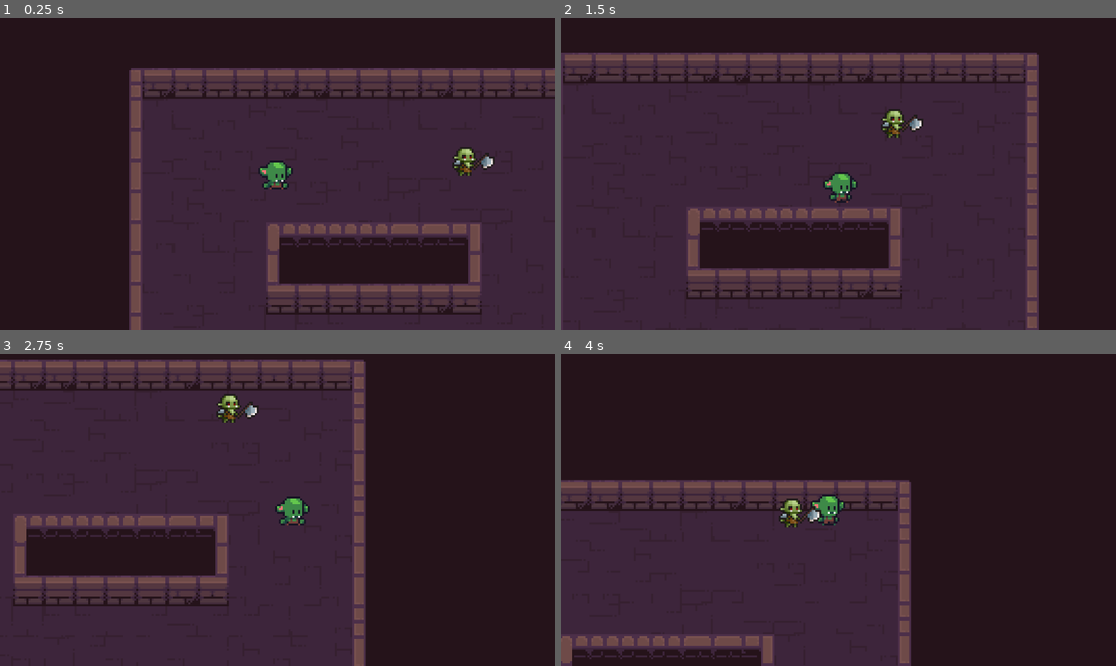
Above: before the commit, frames 1-4 (two rows, left to right).
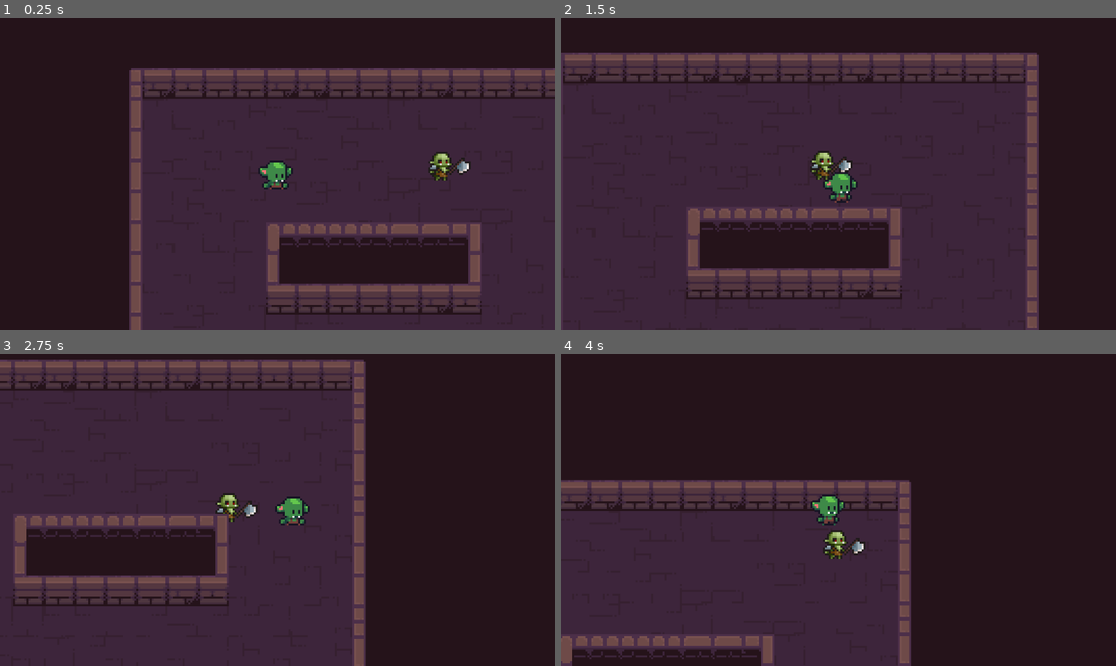
Above: after the commit, the same moments.

Repository: CatsAreCuteAndFast/knockback-topdown
Game: Godot game, scene res://scenes/levels/main_level.tscn
Two runs of this game, one before a commit and one after it. Both use one fixed random seed, a clock stepped at 60 frames per second and the inputs below.
Inputs:
- Up to frame 1 (0.25 s): no input
- Up to frame 2 (1.5 s): hold D (right) 0.53-1.28 s; hold S (down) from 1.28 s (still down)
- Up to frame 3 (2.75 s): release S (down) at 2.03 s; hold D (right) from 2.03 s (still down)
- Up to frame 4 (4 s): release D (right) at 2.78 s; hold W (up) 2.78-3.53 s; hold A (left) from 3.53 s (still down)

The runs differ from the first frame. In frame 1, 0.7% of the frame differs, in the area x 77-90%, y 41-53%; in frame 2, 0.8%, in the area x 44-66%, y 29-52%; in frame 3, 0.7%; in frame 4, 0.8%.

Commit message:
Added enemy behaviour

Diff:
--- a/project.godot
+++ b/project.godot
@@ -18,6 +18,10 @@
 [dotnet]
 
 project/assembly_name="First Project"
+
+[global_group]
+
+player=""
 
 [input]
 
--- a/scenes/enemy.tscn
+++ b/scenes/enemy.tscn
@@ -1,9 +1,10 @@
-[gd_scene load_steps=13 format=3 uid="uid://ixitvd27i13b"]
+[gd_scene load_steps=14 format=3 uid="uid://ixitvd27i13b"]
 
 [ext_resource type="Texture2D" uid="uid://ctfkcrd6lryrp" path="res://assets/sprites/characters/Orc/Orc/Orc-Idle.png" id="1_4tke4"]
 [ext_resource type="Script" path="res://scripts/enemy.gd" id="1_r8s47"]
 [ext_resource type="Script" path="res://scripts/states/state_machine.gd" id="3_rk7a8"]
 [ext_resource type="Script" path="res://scripts/states/wander.gd" id="4_pkprv"]
+[ext_resource type="Script" path="res://scripts/states/follow.gd" id="5_e73rp"]
 
 [sub_resource type="AtlasTexture" id="AtlasTexture_jhk6y"]
 atlas = ExtResource("1_4tke4")
@@ -63,7 +64,7 @@
 script = ExtResource("1_r8s47")
 
 [node name="AnimatedSprite2D" type="AnimatedSprite2D" parent="."]
-position = Vector2(0, -7)
+position = Vector2(-1, -7)
 sprite_frames = SubResource("SpriteFrames_oxhh7")
 autoplay = "default"
 frame = 2
@@ -75,8 +76,41 @@
 
 [node name="StateMachine" type="Node" parent="." node_paths=PackedStringArray("initial_state")]
 script = ExtResource("3_rk7a8")
-initial_state = NodePath("Wander")
+initial_state = NodePath("Follow")
 
 [node name="Wander" type="Node" parent="StateMachine" node_paths=PackedStringArray("enemy")]
 script = ExtResource("4_pkprv")
 enemy = NodePath("../..")
+detection_radius = 75.0
+
+[node name="Follow" type="Node" parent="StateMachine" node_paths=PackedStringArray("enemy")]
+script = ExtResource("5_e73rp")
+enemy = NodePath("../..")
+detection_radius = 100.0
+
+[node name="8DirectionalRaycasts" type="Node2D" parent="."]
+position = Vector2(0, -7)
+
+[node name="topright" type="RayCast2D" parent="8DirectionalRaycasts"]
+target_position = Vector2(30, -30)
+
+[node name="topleft" type="RayCast2D" parent="8DirectionalRaycasts"]
+target_position = Vector2(-30, -30)
+
+[node name="bottomleft" type="RayCast2D" parent="8DirectionalRaycasts"]
+target_position = Vector2(-30, 30)
+
+[node name="bottomright" type="RayCast2D" parent="8DirectionalRaycasts"]
+target_position = Vector2(30, 30)
+
+[node name="bottom" type="RayCast2D" parent="8DirectionalRaycasts"]
+target_position = Vector2(0, 40)
+
+[node name="top" type="RayCast2D" parent="8DirectionalRaycasts"]
+target_position = Vector2(0, -40)
+
+[node name="left" type="RayCast2D" parent="8DirectionalRaycasts"]
+target_position = Vector2(-40, 0)
+
+[node name="right" type="RayCast2D" parent="8DirectionalRaycasts"]
+target_position = Vector2(40, 0)
--- a/scenes/player.tscn
+++ b/scenes/player.tscn
@@ -70,7 +70,7 @@
 [sub_resource type="CircleShape2D" id="CircleShape2D_bdbdw"]
 radius = 6.0
 
-[node name="Player" type="CharacterBody2D"]
+[node name="Player" type="CharacterBody2D" groups=["player"]]
 z_index = 5
 collision_layer = 2
 script = ExtResource("1_7ktty")
--- a/scripts/enemy.gd
+++ b/scripts/enemy.gd
@@ -1,4 +1,22 @@
 extends CharacterBody2D
+
+@onready var topright: RayCast2D = $"8DirectionalRaycasts/topright"
+@onready var topleft: RayCast2D = $"8DirectionalRaycasts/topleft"
+@onready var bottomleft: RayCast2D = $"8DirectionalRaycasts/bottomleft"
+@onready var bottomright: RayCast2D = $"8DirectionalRaycasts/bottomright"
+@onready var bottom: RayCast2D = $"8DirectionalRaycasts/bottom"
+@onready var top: RayCast2D = $"8DirectionalRaycasts/top"
+@onready var left: RayCast2D = $"8DirectionalRaycasts/left"
+@onready var right: RayCast2D = $"8DirectionalRaycasts/right"
+
+var raycast_array : Array
+
+func _ready() -> void:
+	raycast_array = [topright, topleft, bottomright, bottomleft, left, right, top, bottom]
+
+func _process(delta: float) -> void:
+	if top.is_colliding():
+		print("hi")
 
 func _physics_process(delta: float) -> void:
 	move_and_slide()
--- /dev/null
+++ b/scripts/states/follow.gd
@@ -0,0 +1,24 @@
+extends State
+class_name Follow
+
+@export var enemy: CharacterBody2D
+@export var move_speed := 50.0
+@export var detection_radius := 200.0
+
+var player: CharacterBody2D
+
+func Enter():
+	player = get_tree().get_first_node_in_group("player")
+
+func PhysicsUpdate(delta: float):
+	if enemy and player:
+		var distance_to_player = enemy.global_position.distance_to(player.global_position)
+
+		if distance_to_player <= detection_radius:
+			var direction = (player.global_position - enemy.global_position).normalized()
+			enemy.velocity = direction * move_speed
+		else:
+			Transitioned.emit(self, "Wander")
+
+func Exit():
+	enemy.velocity = Vector2.ZERO
--- a/scripts/states/state_machine.gd
+++ b/scripts/states/state_machine.gd
@@ -30,8 +30,8 @@
 		return
 
 	if current_state:
-		current_state.exit()
+		current_state.Exit()
 
-	new_state.enter()
+	new_state.Enter()
 
 	current_state = new_state
--- a/scripts/states/wander.gd
+++ b/scripts/states/wander.gd
@@ -3,15 +3,18 @@
 
 @export var enemy : CharacterBody2D
 @export var moveSpeed := 10
+@export var detection_radius := 200.0
 
 var move_direction : Vector2
 var wander_time : float
+var player: CharacterBody2D
 
 func randomize_wander():
 	move_direction = Vector2(randf_range(-1, 1), randf_range(-1, 1)).normalized()
 	wander_time = randf_range(1, 3)
 
 func Enter():
+	player = get_tree().get_first_node_in_group("player")
 	randomize_wander()
 
 func Update(delta : float):
@@ -19,6 +22,9 @@
 		wander_time -= delta
 	else:
 		randomize_wander()
+	var distance_to_player = enemy.global_position.distance_to(player.global_position)
+	if detection_radius >= distance_to_player:
+		Transitioned.emit(self, "Follow")
 
 func PhysicsUpdate(delta : float):
 	if enemy:
